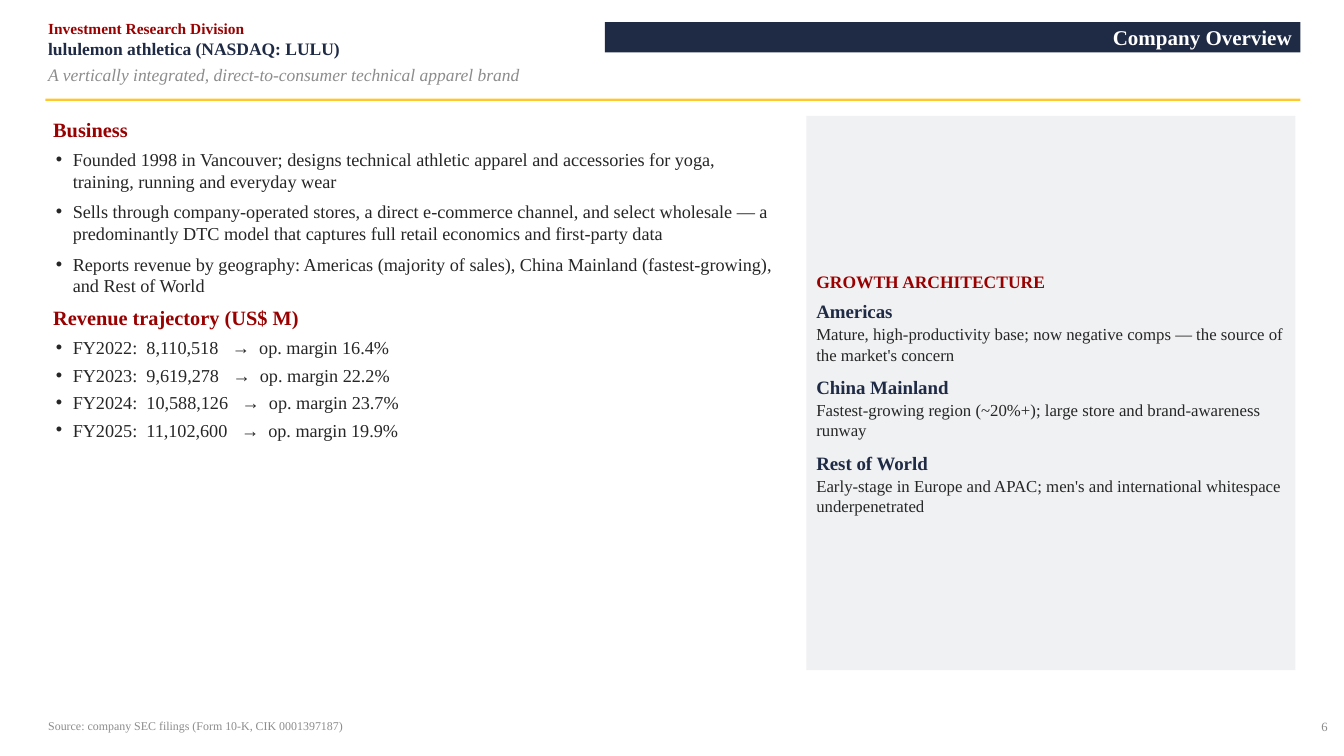
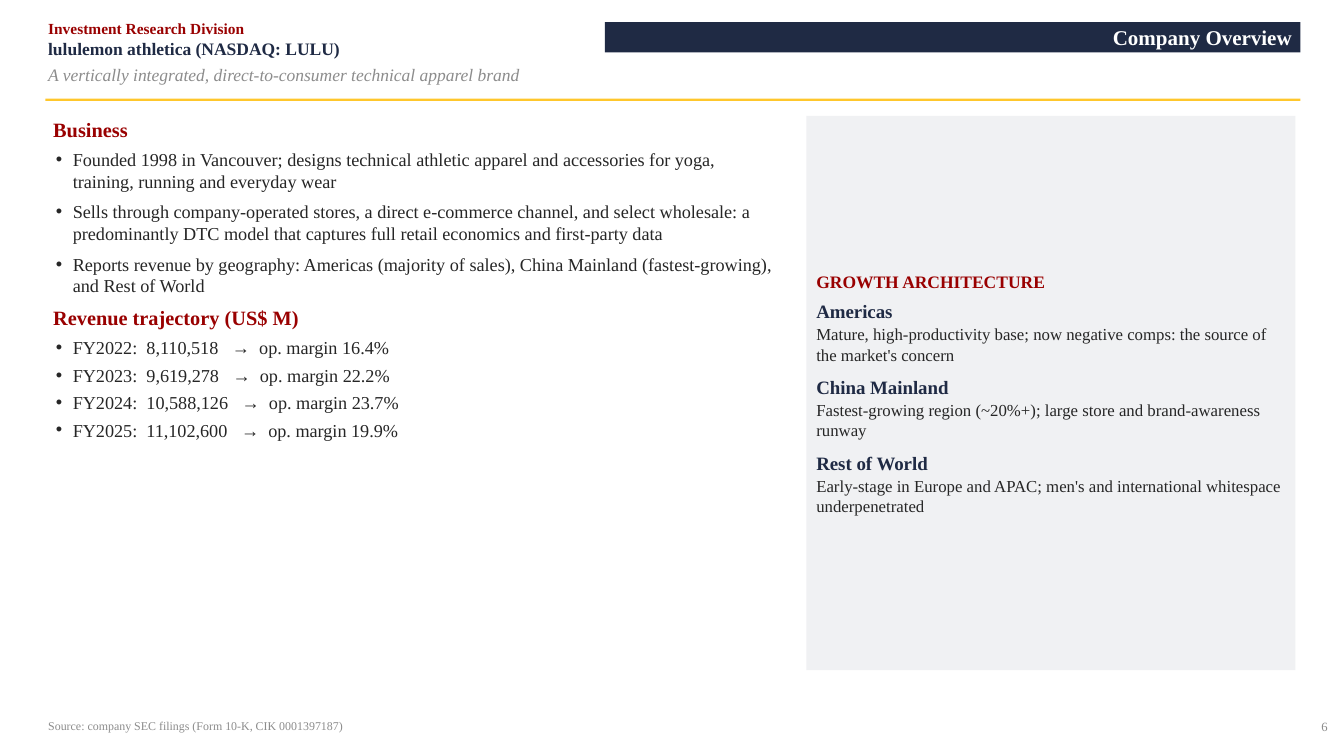
Before and after one commit to vengeanceaiUSC/RM, a slide deck: slide 7 of LULU/LULU_Investment_Pitch_Deck.pptx. Drawn at 1344x756 pixels with LibreOffice and Linux fonts; fonts in the diff are those of the drawing. Boxes give left, top, right and bottom in pixels: in the first picture for what was removed or moved away, otherwise in the second. Text is boxed around its words. In the diff, an @@ line names an element or a change of style, - is before the commit and + after.

```diff
--- a/LULU/LULU_Investment_Pitch_Deck.pptx
+++ b/LULU/LULU_Investment_Pitch_Deck.pptx
@@ text at (73,205,750,244): text changed @@
-• Sells through company-operated stores, a direct e-commerce channel, and select wholesale — a predominantly DTC model that captures full retail economics and first-party data
+• Sells through company-operated stores, a direct e-commerce channel, and select wholesale: a predominantly DTC model that captures full retail economics and first-party data
@@ text in rectangle at (816,328,1266,361): text changed @@
-Mature, high-productivity base; now negative comps — the source of the market's concern
+Mature, high-productivity base; now negative comps: the source of the market's concern
```
Also in this commit, not shown: 21 other slides changed, 4 other files.
